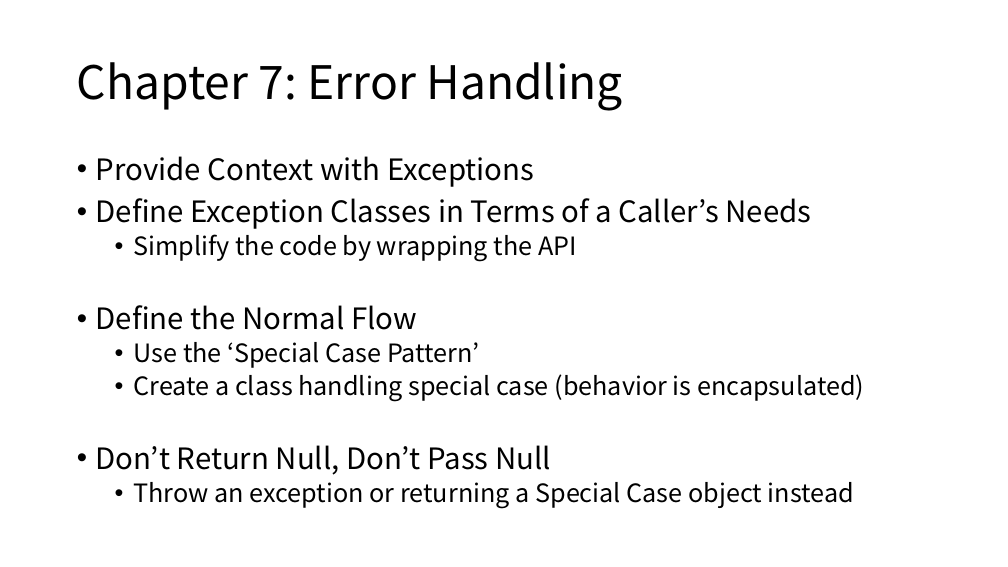
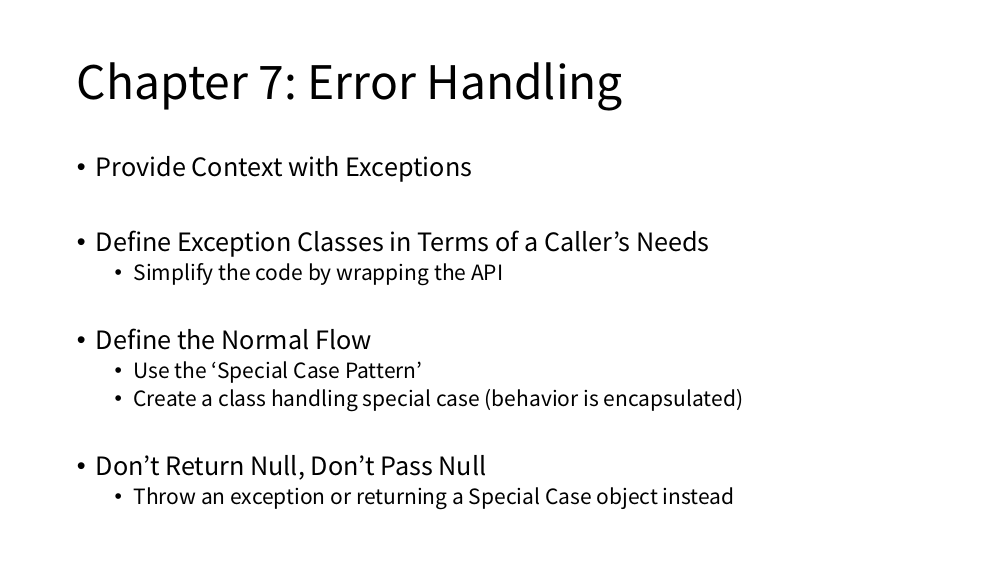
Before and after one commit to Eyebrowmoon/CS490, a slide deck: slide 11 of cleanCode1.pptx. Drawn at 1008x567 pixels with LibreOffice and Linux fonts; fonts in the diff are those of the drawing. Boxes give left, top, right and bottom in pixels: in the first picture for what was removed or moved away, otherwise in the second. Text is boxed around its words. In the diff, an @@ line names an element or a change of style, - is before the commit and + after.

Commit message:
Clean Code Chapter 7, 9, 10 Done

```diff
--- a/cleanCode1.pptx
+++ b/cleanCode1.pptx
@@ text "Provide Context with Exceptions" at box(96, 156, 743, 509): size 28 to 24 pt in "Provide Context with Exceptions", "Define Exception Classes in Terms of a ...", "Define the Normal Flow", "Don’t Return Null, Don’t Pass Null"; size 24 to 20 pt in "Simplify the code by wrapping the API", "Use the ‘Special Case Pattern’", "Create a class handling special case (behavior ...", "Throw an exception or returning a Special ..." @@
```
Also in this commit, not shown: 3 other slides changed, 4 slides added.
